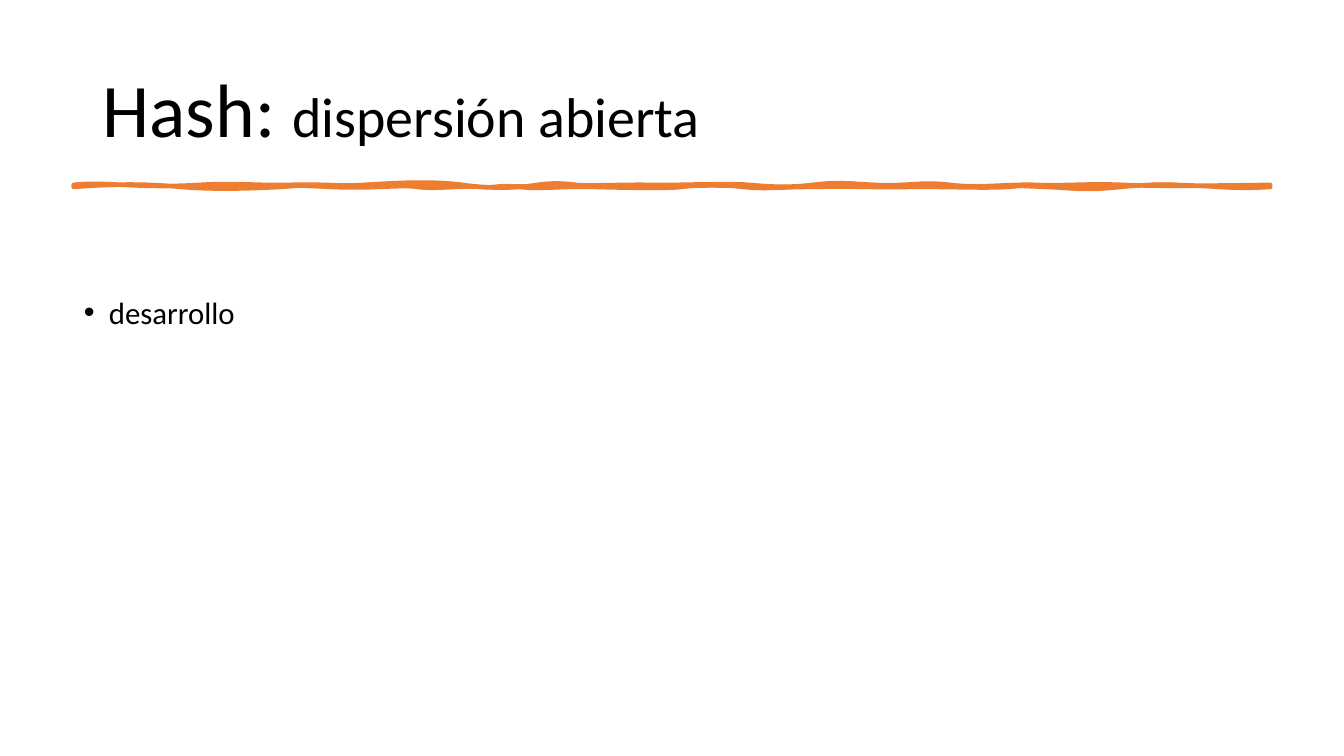
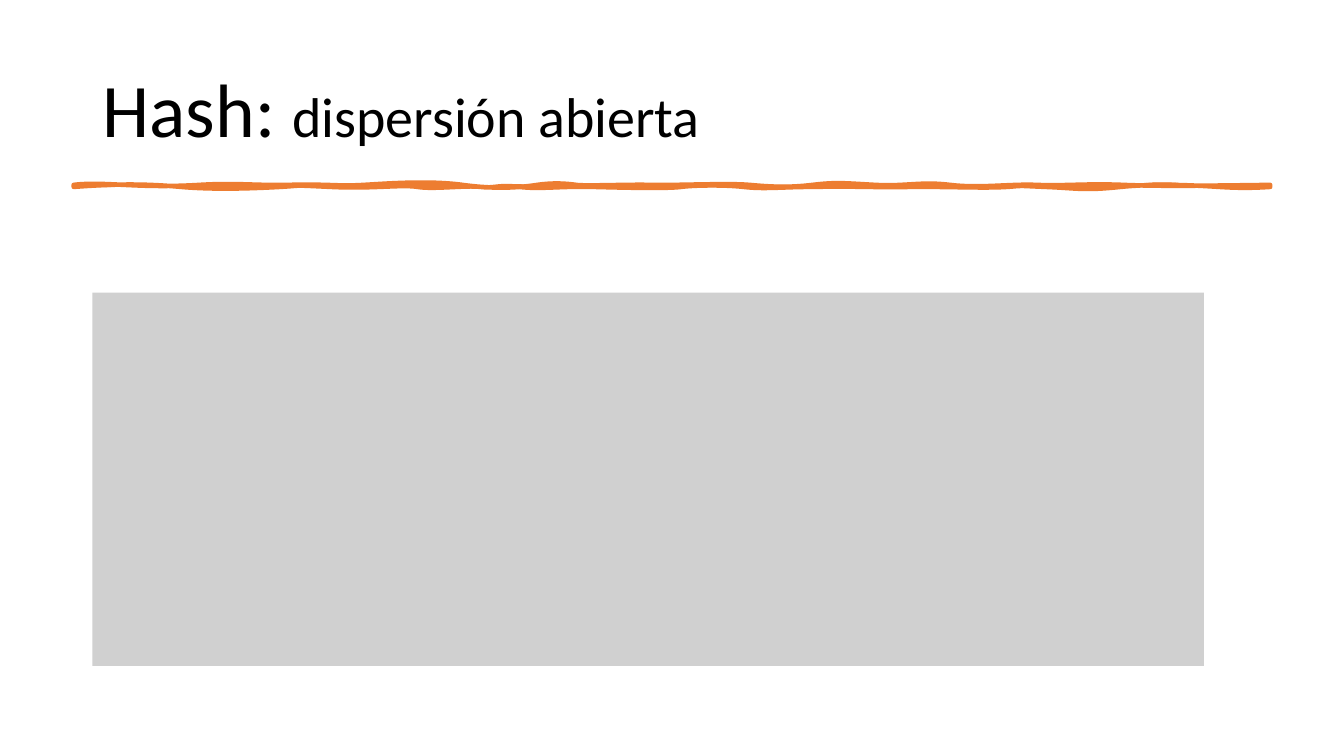
Before and after one commit to ppa-docencia-u/usm-ejemplos-estdatos, a slide deck: slide 122 of presentacion/Estructuras de datos-1.pptx (slide 120 before the commit). Drawn at 1344x756 pixels with LibreOffice and Linux fonts; fonts in the diff are those of the drawing; grey boxes stand for pictures. Boxes give left, top, right and bottom in pixels: in the first picture for what was removed or moved away, otherwise in the second. Text is boxed around its words. In the diff, an @@ line names an element or a change of style, - is before the commit and + after.

```diff
--- a/presentacion/Estructuras de datos-1.pptx
+++ b/presentacion/Estructuras de datos-1.pptx
@@ picture added at box(93, 292, 1205, 665) @@
@@ text removed at box(109, 302, 235, 325) @@
-• desarrollo
```
Also in this commit, not shown: 8 other slides changed, 3 slides added.
